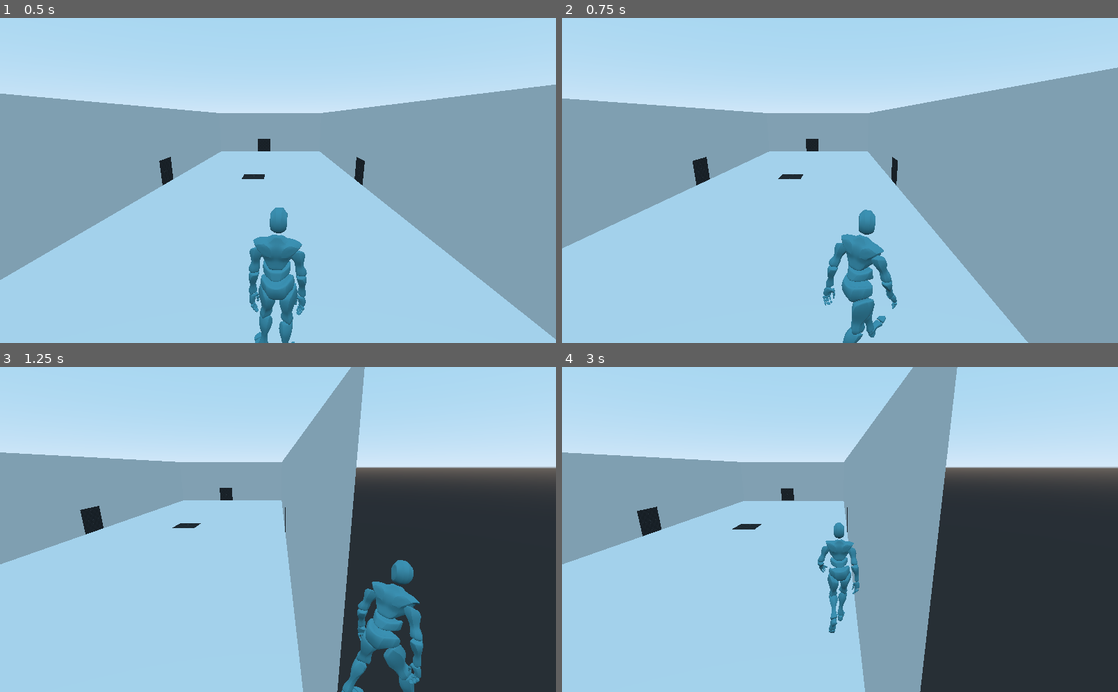
Above: before the commit, frames 1-4 (two rows, left to right).
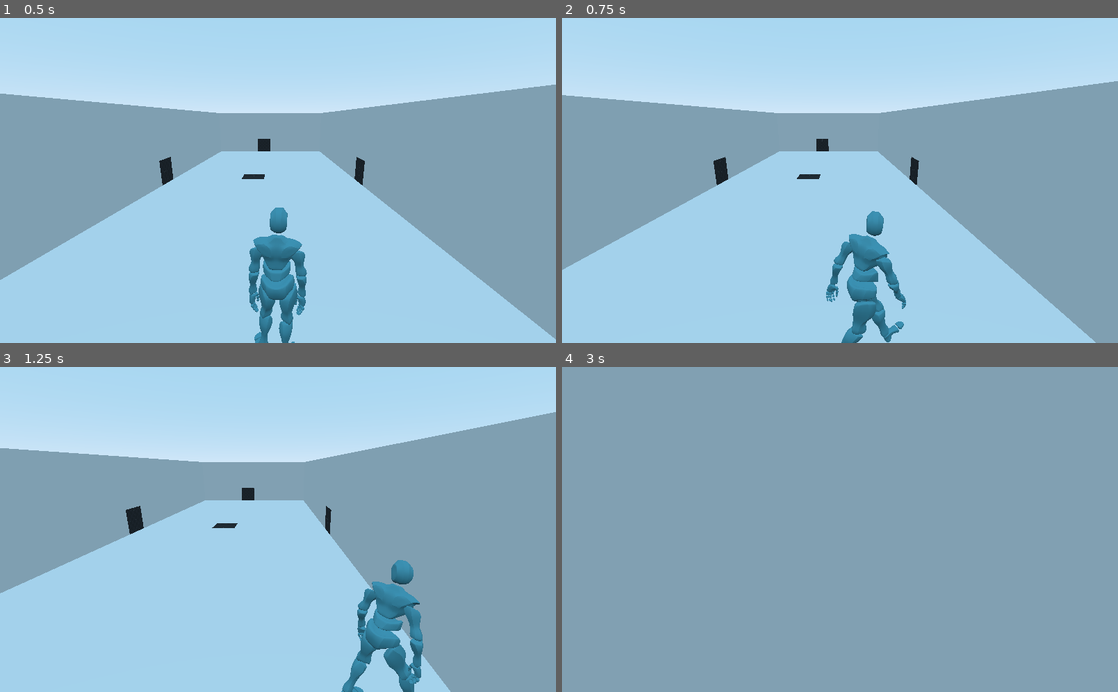
Above: after the commit, the same moments.

Repository: 2BytesGoat/godot-games
Game: Godot game, scene res://World.tscn
Two runs of this game, one before a commit and one after it. Both use one fixed random seed, a clock stepped at 60 frames per second and the inputs below.
Inputs:
- Up to frame 1 (0.5 s): no input
- Up to frame 2 (0.75 s): tap Enter at 0.5 s; hold D (move_right) from 0.53 s (still down); hold Shift (move_faster, bound only after the commit) from 0.53 s (still down)
- Up to frame 3 (1.25 s): keep holding D (move_right); keep holding Shift (move_faster, bound only after the commit)
- Up to frame 4 (3 s): release D (move_right) at 1.28 s; release Shift (move_faster, bound only after the commit) at 1.28 s; hold S (move_backward) 1.28-2.03 s; tap Shift (move_faster, bound only after the commit) at 1.35, 2.85 s; tap Space at 2 s; hold D (move_right) 2.03-2.78 s; hold Shift (move_faster, bound only after the commit) 2.03-2.78 s; tap Enter at 2.75 s; hold W (move_forward) from 2.78 s (still down)

Frame 1 is identical in both runs. In frame 2, 9.4% of the frame differs, in the area x 0-100%, y 15-100%; in frame 3, 37%; in frame 4, 77%, in the area x 0-100%, y 0-100%.

Commit message:
Simplified animation tree

Diff:
--- /dev/null
+++ b/OmbarusShooter/Player/AnimationTree.gd
@@ -0,0 +1,10 @@
+extends AnimationTree
+
+var blend_position = Vector2.ZERO
+var input_vector = Vector3.ZERO
+
+func _ready():
+	pass # Replace with function body.
+
+func update_animation(animation_name, input_vector):
+	pass
--- a/OmbarusShooter/Player/Player.gd
+++ b/OmbarusShooter/Player/Player.gd
@@ -1,7 +1,8 @@
 extends KinematicBody
 
-export var MAX_SPEED = 75
-export var ACCELERATION = 500
+export var MAX_WALK_SPEED = 2
+export var MAX_RUN_SPEED = 4.5
+export var ACCELERATION = 30
 export var FRICTION = 500
 
 export(NodePath) onready var animation_tree = get_node(animation_tree)
@@ -10,6 +11,7 @@
 var gravity_push = 9.8
 var velocity = Vector3.ZERO
 var input_vector = Vector3.ZERO
+var animation_transitionx = 20
 
 var blend_position = Vector2.ZERO
 
@@ -19,6 +21,7 @@
 func _physics_process(delta):
 	#var root_motion: Transform = animation_tree.get_root_motion_transform()
 	#var v = root_motion.origin / delta
+	#print(v)
 	move_state(delta)
 
 
@@ -29,16 +32,26 @@
 				Input.get_action_strength("move_backward")
 	input_vector = input_vector.normalized()
 
+	var is_running = Input.is_action_pressed("move_faster")
+
 	if input_vector != Vector3.ZERO:
-		velocity = velocity.move_toward(input_vector * MAX_SPEED,
+		if is_running and input_vector.z > 0:
+			velocity = velocity.move_toward(input_vector * MAX_RUN_SPEED,
 						ACCELERATION * delta)
-		blend_position = Vector2(input_vector.x, input_vector.z)
-		if blend_position.y >= 0:
-			animation_tree.set("parameters/WalkingForward/blend_position", blend_position)
-			animation_playback.travel('WalkingForward')
+			animation_playback.travel('Running')
 		else:
-			animation_tree.set("parameters/WalkingBackward/blend_position", blend_position)
-			animation_playback.travel('WalkingBackward')
+			velocity = velocity.move_toward(input_vector * MAX_WALK_SPEED,
+							ACCELERATION * delta)
+			# move animation related code in a AnimationTree script
+			# for smooth animtions use velocity instead of input_vector
+			if input_vector.z >= 0:
+				blend_position = Vector2(input_vector.x, input_vector.z)
+			else:
+				blend_position = Vector2(-input_vector.x, input_vector.z)
+
+			animation_tree.set("parameters/Walking/blend_position", blend_position)
+			animation_playback.travel('Walking')
+
 	else:
 		velocity = velocity.move_toward(Vector3.ZERO, FRICTION * delta)
 		animation_playback.travel('Idle')
--- a/OmbarusShooter/Player/Player.tscn
+++ b/OmbarusShooter/Player/Player.tscn
@@ -1,105 +1,90 @@
-[gd_scene load_steps=22 format=2]
+[gd_scene load_steps=20 format=2]
 
 [ext_resource path="res://Assets/Character/ybot.gltf" type="PackedScene" id=1]
 [ext_resource path="res://Player/Player.gd" type="Script" id=2]
+[ext_resource path="res://Player/AnimationTree.gd" type="Script" id=3]
 
 [sub_resource type="AnimationNodeAnimation" id=1]
 animation = "Idle-loop"
 
+[sub_resource type="AnimationNodeAnimation" id=12]
+animation = "Running-loop"
+
 [sub_resource type="AnimationNodeAnimation" id=2]
+animation = "Walking-loop"
+
+[sub_resource type="AnimationNodeAnimation" id=3]
+animation = "Walking Backwards-loop"
+
+[sub_resource type="AnimationNodeAnimation" id=4]
 animation = "Left Strafe Walking-loop"
 
-[sub_resource type="AnimationNodeAnimation" id=3]
+[sub_resource type="AnimationNodeAnimation" id=5]
 animation = "Right Strafe Walking-loop"
 
-[sub_resource type="AnimationNodeAnimation" id=4]
-animation = "Walking Backwards-loop"
+[sub_resource type="AnimationNodeBlendSpace2D" id=6]
+blend_point_0/node = SubResource( 2 )
+blend_point_0/pos = Vector2( 0, 1 )
+blend_point_1/node = SubResource( 3 )
+blend_point_1/pos = Vector2( 0, -1 )
+blend_point_2/node = SubResource( 4 )
+blend_point_2/pos = Vector2( 1, 0 )
+blend_point_3/node = SubResource( 5 )
+blend_point_3/pos = Vector2( -1, 0 )
 
-[sub_resource type="AnimationNodeBlendSpace2D" id=5]
-blend_point_0/node = SubResource( 2 )
-blend_point_0/pos = Vector2( -1, 0 )
-blend_point_1/node = SubResource( 3 )
-blend_point_1/pos = Vector2( 1, 0 )
-blend_point_2/node = SubResource( 4 )
-blend_point_2/pos = Vector2( 0, -1 )
+[sub_resource type="AnimationNodeStateMachineTransition" id=7]
+xfade_time = 0.2
 
-[sub_resource type="AnimationNodeAnimation" id=6]
-animation = "Walking-loop"
-
-[sub_resource type="AnimationNodeAnimation" id=7]
-animation = "Right Strafe Walking-loop"
-
-[sub_resource type="AnimationNodeAnimation" id=8]
-animation = "Left Strafe Walking-loop"
-
-[sub_resource type="AnimationNodeAnimation" id=9]
-animation = "Walking Backwards-loop"
-
-[sub_resource type="AnimationNodeBlendSpace2D" id=10]
-blend_point_0/node = SubResource( 6 )
-blend_point_0/pos = Vector2( 0, 1 )
-blend_point_1/node = SubResource( 7 )
-blend_point_1/pos = Vector2( -1, 0 )
-blend_point_2/node = SubResource( 8 )
-blend_point_2/pos = Vector2( 1, 0 )
-blend_point_3/node = SubResource( 9 )
-blend_point_3/pos = Vector2( 0, -1 )
-
-[sub_resource type="AnimationNodeStateMachineTransition" id=11]
-xfade_time = 0.25
-
-[sub_resource type="AnimationNodeStateMachineTransition" id=12]
-xfade_time = 0.15
+[sub_resource type="AnimationNodeStateMachineTransition" id=8]
+xfade_time = 0.2
 
 [sub_resource type="AnimationNodeStateMachineTransition" id=13]
-xfade_time = 0.25
+xfade_time = 0.2
+
+[sub_resource type="AnimationNodeStateMachineTransition" id=14]
+xfade_time = 0.2
 
 [sub_resource type="AnimationNodeStateMachineTransition" id=15]
-xfade_time = 0.15
+xfade_time = 0.2
 
 [sub_resource type="AnimationNodeStateMachineTransition" id=16]
-xfade_time = 0.15
+xfade_time = 0.2
 
-[sub_resource type="AnimationNodeStateMachineTransition" id=20]
-xfade_time = 0.15
-
-[sub_resource type="AnimationNodeStateMachine" id=17]
+[sub_resource type="AnimationNodeStateMachine" id=9]
 states/Idle/node = SubResource( 1 )
-states/Idle/position = Vector2( 411, 47 )
-states/WalkingBackward/node = SubResource( 5 )
-states/WalkingBackward/position = Vector2( 558, 138 )
-states/WalkingForward/node = SubResource( 10 )
-states/WalkingForward/position = Vector2( 275, 138 )
-transitions = [ "Idle", "WalkingForward", SubResource( 11 ), "WalkingForward", "Idle", SubResource( 12 ), "Idle", "WalkingBackward", SubResource( 13 ), "WalkingForward", "WalkingBackward", SubResource( 15 ), "WalkingBackward", "WalkingForward", SubResource( 16 ), "WalkingBackward", "Idle", SubResource( 20 ) ]
+states/Idle/position = Vector2( 527, 48 )
+states/Running/node = SubResource( 12 )
+states/Running/position = Vector2( 664, 142 )
+states/Walking/node = SubResource( 6 )
+states/Walking/position = Vector2( 411, 142 )
+transitions = [ "Idle", "Walking", SubResource( 7 ), "Walking", "Idle", SubResource( 8 ), "Idle", "Running", SubResource( 13 ), "Running", "Idle", SubResource( 14 ), "Running", "Walking", SubResource( 15 ), "Walking", "Running", SubResource( 16 ) ]
 start_node = "Idle"
 graph_offset = Vector2( -66, -9 )
 
-[sub_resource type="AnimationNodeStateMachinePlayback" id=18]
+[sub_resource type="AnimationNodeStateMachinePlayback" id=10]
 
-[sub_resource type="CapsuleShape" id=19]
+[sub_resource type="CapsuleShape" id=11]
 radius = 0.3
 height = 1.2
 
 [node name="Player" type="KinematicBody"]
 script = ExtResource( 2 )
-MAX_SPEED = 7
-ACCELERATION = 100
 animation_tree = NodePath("AnimationTree")
 
 [node name="ybot" parent="." instance=ExtResource( 1 )]
 
 [node name="AnimationTree" type="AnimationTree" parent="."]
-tree_root = SubResource( 17 )
+tree_root = SubResource( 9 )
 anim_player = NodePath("../ybot/AnimationPlayer")
 active = true
 root_motion_track = NodePath("Armature/Skeleton:root_motion")
-parameters/playback = SubResource( 18 )
-parameters/WalkingBackward/blend_position = Vector2( -0.0100541, -0.0431035 )
-parameters/WalkingForward/blend_position = Vector2( 0.00232017, 0.103448 )
+parameters/playback = SubResource( 10 )
+parameters/Walking/blend_position = Vector2( 0, 0 )
+script = ExtResource( 3 )
 
 [node name="CollisionShape" type="CollisionShape" parent="."]
 transform = Transform( 1, 0, 0, 0, -1.62921e-07, -1, 0, 1, -1.62921e-07, 0, 0.9, 0 )
-shape = SubResource( 19 )
+shape = SubResource( 11 )
 
 [node name="HeadNode" type="Spatial" parent="."]
 transform = Transform( -1, 0, -3.25841e-07, 0, 1, 0, 3.25841e-07, 0, -1, 0, 1.6, 0 )
--- a/OmbarusShooter/Player/PlayerBody.gd
+++ /dev/null
@@ -1,18 +0,0 @@
-extends KinematicBody
-
-export(NodePath) var PlayerAnimationTree
-onready var _animation_tree = get_node(PlayerAnimationTree)
-
-func _ready():
-	pass # Replace with function body.
-
-func _physics_process(delta):
-	var root_motion: Transform = _animation_tree.get_root_motion_transform()
-	var v = root_motion.origin / delta
-
-	if Input.is_action_pressed("move_forward"):
-		_animation_tree['parameters/playback'].travel("Running")
-	else:
-		_animation_tree['parameters/playback'].travel("Idle")
-
-	# move_and_slide(v, Vector3.UP)
--- a/OmbarusShooter/project.godot
+++ b/OmbarusShooter/project.godot
@@ -41,6 +41,11 @@
 "events": [ Object(InputEventKey,"resource_local_to_scene":false,"resource_name":"","device":0,"alt":false,"shift":false,"control":false,"meta":false,"command":false,"pressed":false,"scancode":68,"unicode":0,"echo":false,"script":null)
  ]
 }
+move_faster={
+"deadzone": 0.5,
+"events": [ Object(InputEventKey,"resource_local_to_scene":false,"resource_name":"","device":0,"alt":false,"shift":false,"control":false,"meta":false,"command":false,"pressed":false,"scancode":16777237,"unicode":0,"echo":false,"script":null)
+ ]
+}
 
 [rendering]
 
